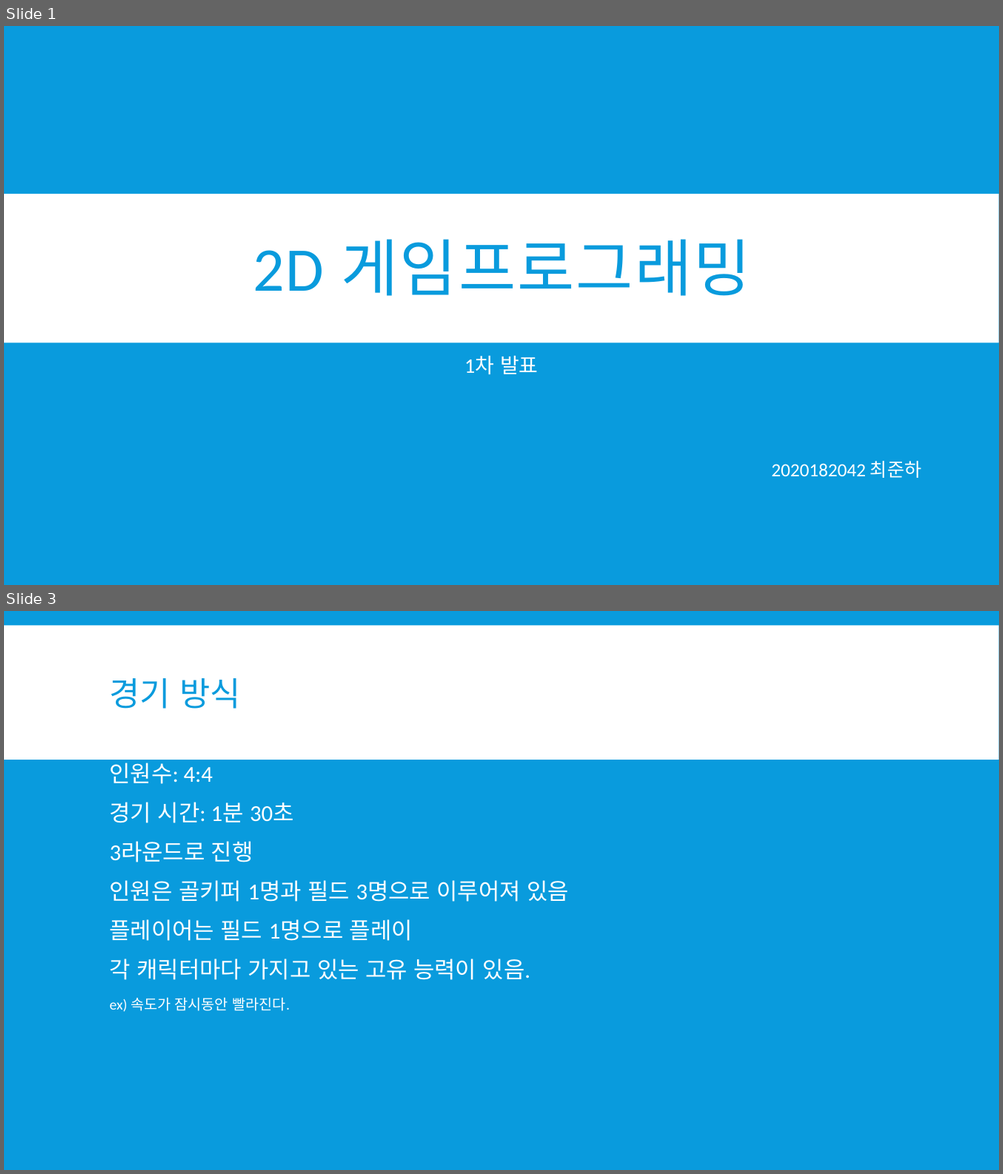
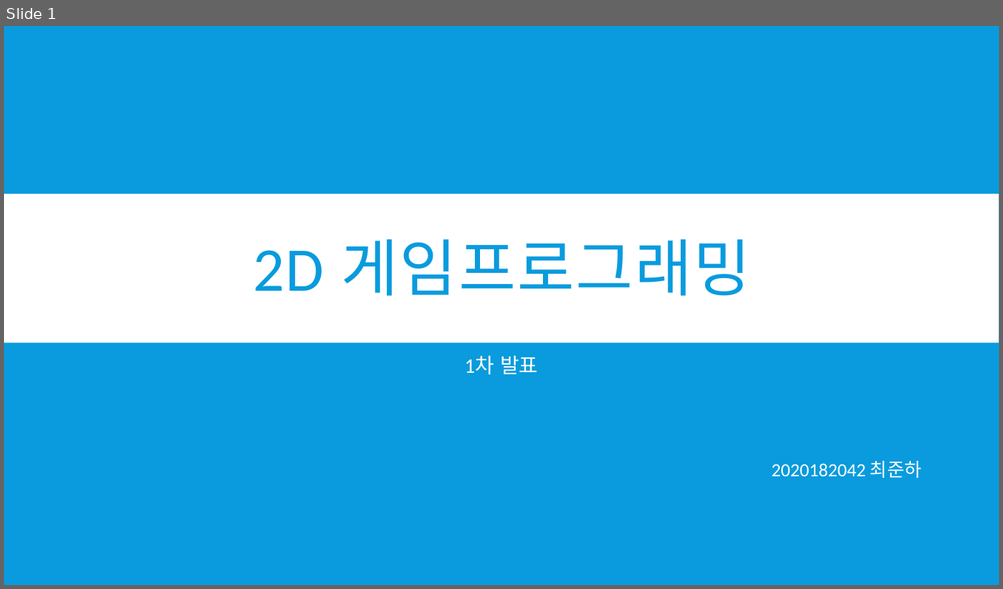
Before and after one commit to Tkadha/2dgp_project, a slide deck: 2D 게임프로그래밍 1차 발표자료.pptx. Shown one above the other, each under a label of ours: slides 1 and 3 before the commit, slide 1 after it; the slides between them are not shown. The pictures are 1003x1174 and 1003x589 pixels, drawn with LibreOffice and Linux fonts; fonts in the diff are those of the drawing. Boxes give left, top, right and bottom in pixels: in the first picture for what was removed or moved away, otherwise in the second. Text is boxed around its words. In the diff, an @@ line names an element or a change of style, - is before the commit and + after.

```diff
--- a/2D 게임프로그래밍 1차 발표자료.pptx
+++ b/2D 게임프로그래밍 1차 발표자료.pptx
@@ slide 3 removed at <box>4,611,999,1170</box>, background #099BDD @@
@@ rectangle removed at <box>4,625,999,760</box> @@
@@ title removed at <box>110,678,241,709</box> @@
-경기 방식
@@ text removed at <box>110,759,569,1012</box> @@
-인원수: 4:4
-경기 시간: 1분 30초
-3라운드로 진행
-인원은 골키퍼 1명과 필드 3명으로 이루어져 있음
-플레이어는 필드 1명으로 플레이
-각 캐릭터마다 가지고 있는 고유 능력이 있음.
-ex) 속도가 잠시동안 빨라진다.
```
Also in this commit, not shown: 3 slides changed, 2 slides added.
